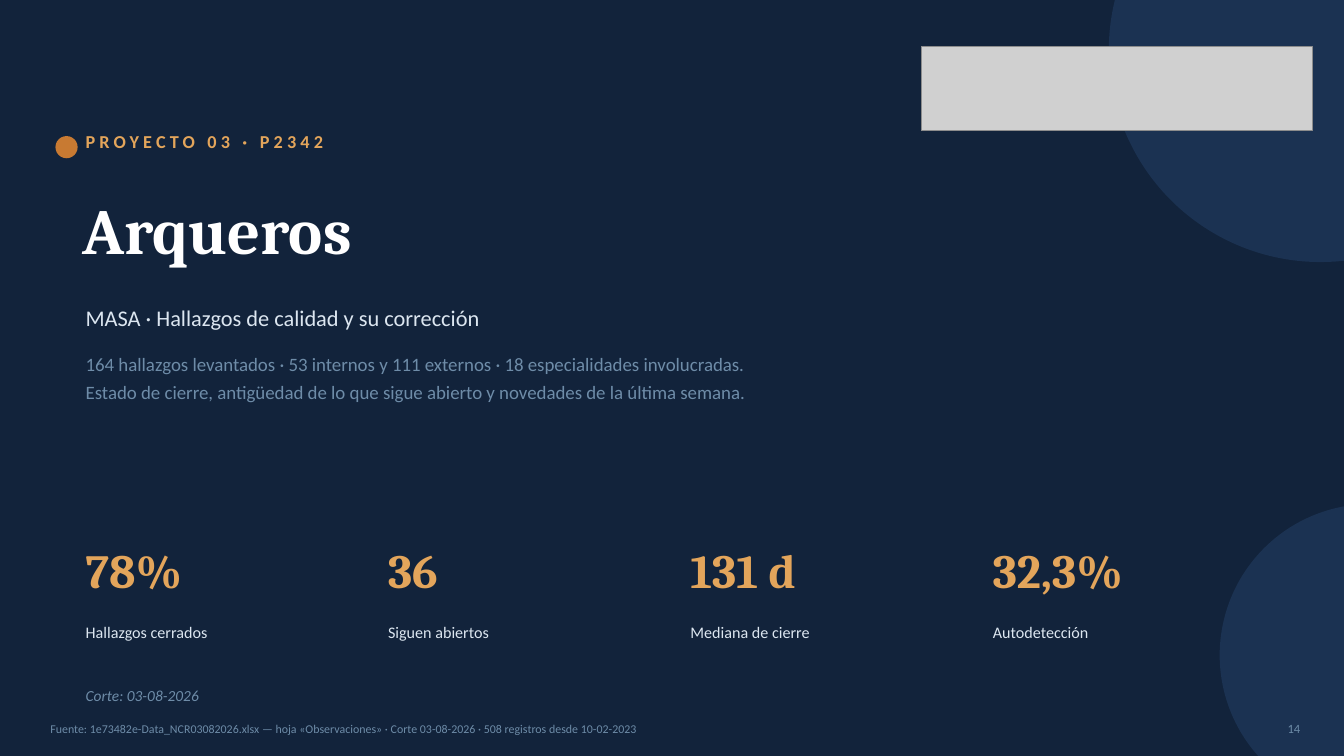
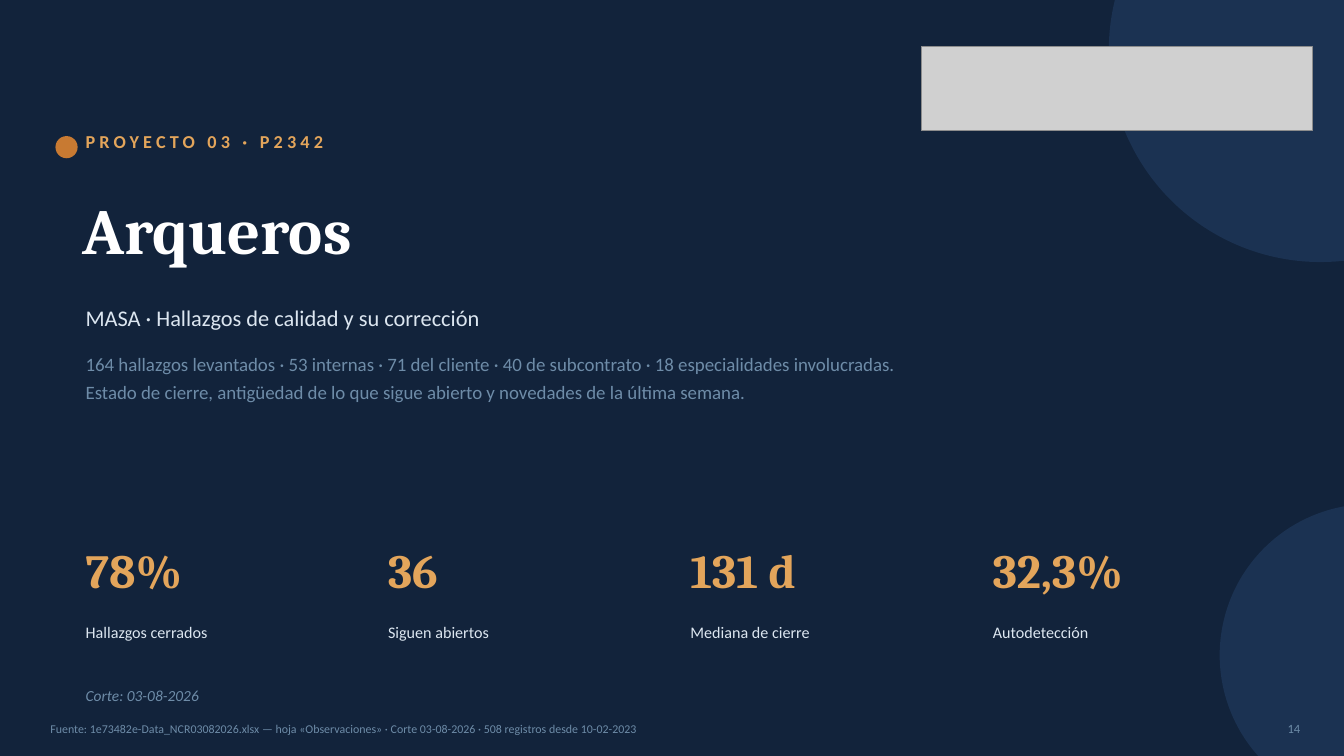
Before and after one commit to tdkvalex/Dashboard-HSEQ, a slide deck: slide 14 of modulo_nc/Panel_No_Conformidades.pptx. Drawn at 1344x756 pixels with LibreOffice and Linux fonts; fonts in the diff are those of the drawing; grey boxes stand for pictures. Boxes give left, top, right and bottom in pixels: in the first picture for what was removed or moved away, otherwise in the second. Text is boxed around its words. In the diff, an @@ line names an element or a change of style, - is before the commit and + after.

```diff
--- a/modulo_nc/Panel_No_Conformidades.pptx
+++ b/modulo_nc/Panel_No_Conformidades.pptx
@@ text at (x1=86, y1=358, x2=894, y2=374): text changed @@
-164 hallazgos levantados · 53 internos y 111 externos · 18 especialidades involucradas.
+164 hallazgos levantados · 53 internas · 71 del cliente · 40 de subcontrato · 18 especialidades involucradas.
```
Also in this commit, not shown: 9 other slides changed, 6 other files.
